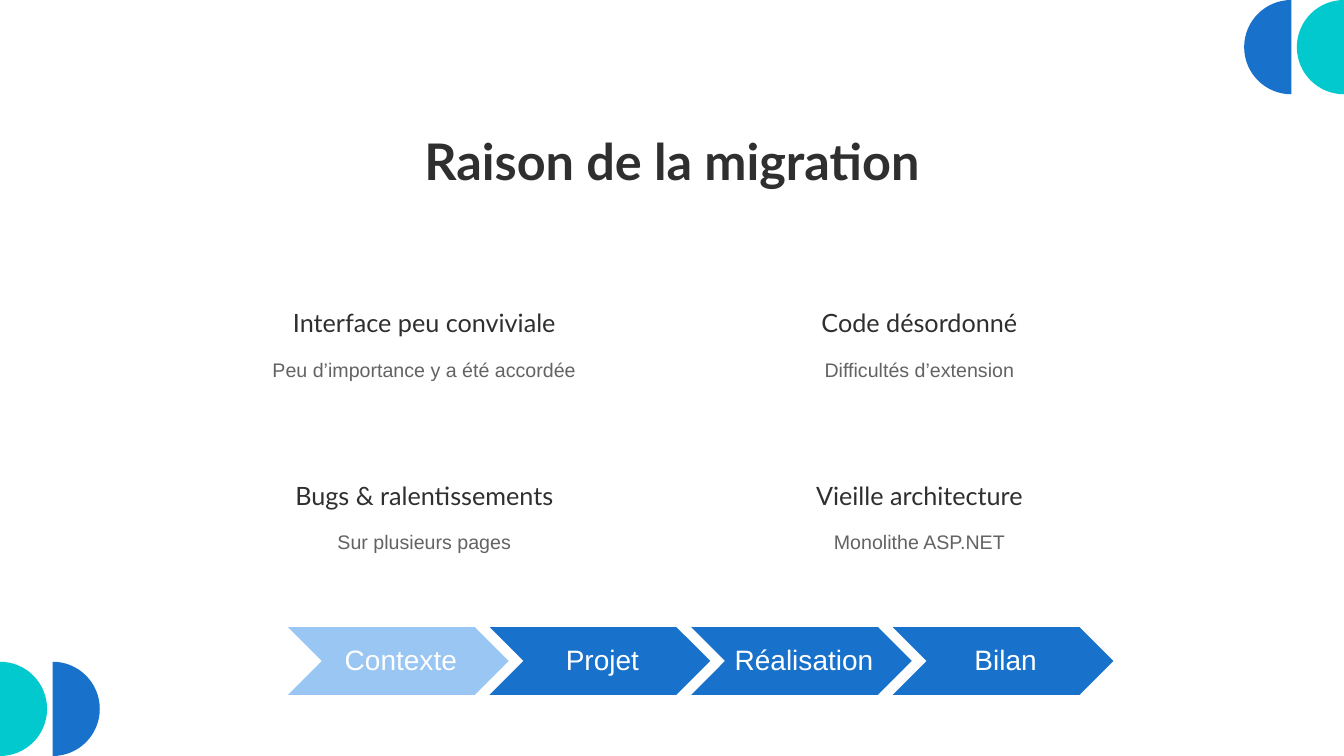
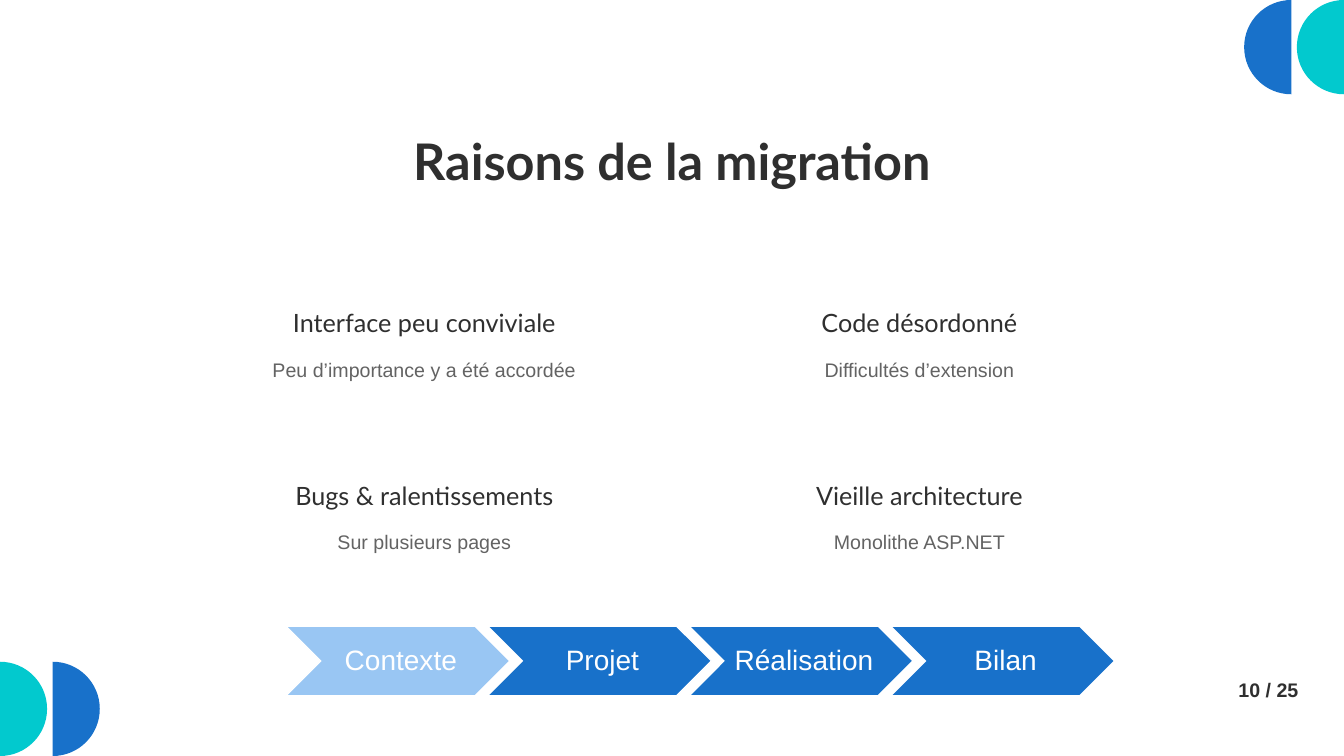
Before and after one commit to MAGREMENT/Memoire, a slide deck: slide 10 of Présentation.pptx (slide 8 before the commit). Drawn at 1344x756 pixels with LibreOffice and Linux fonts; fonts in the diff are those of the drawing. Boxes give left, top, right and bottom in pixels: in the first picture for what was removed or moved away, otherwise in the second. Text is boxed around its words. In the diff, an @@ line names an element or a change of style, - is before the commit and + after.

```diff
--- a/Présentation.pptx
+++ b/Présentation.pptx
@@ title at (x1=413, y1=142, x2=930, y2=189): text changed @@
-Raison de la migration
+Raisons de la migration
@@ text added at (x1=1238, y1=683, x2=1299, y2=697), 14 pt, text #2F2F2F, bold @@
+10 / 25
```
Also in this commit, not shown: 20 other slides changed, 13 slides added, 1 slide removed, 1 other file.
